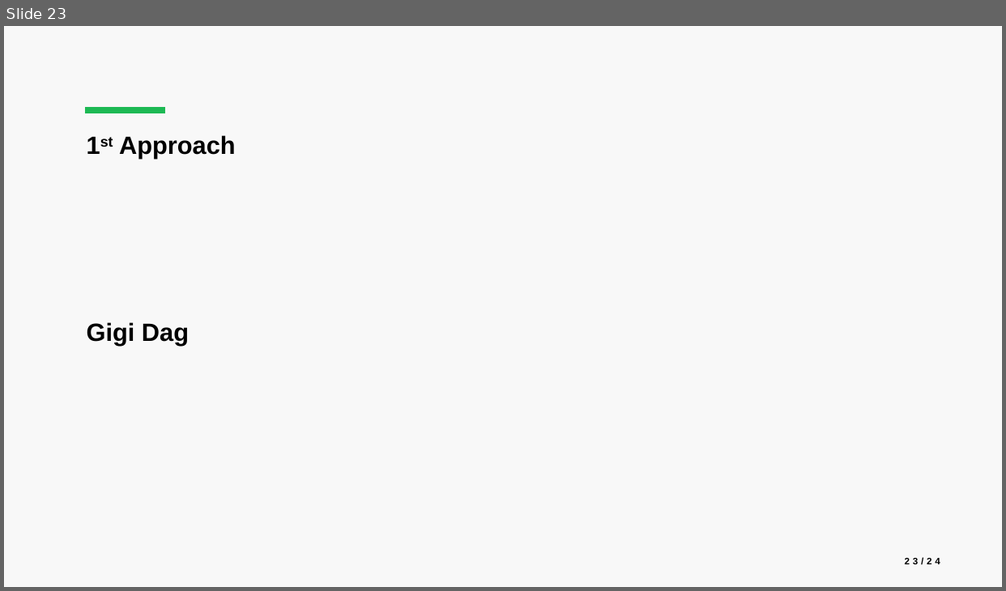
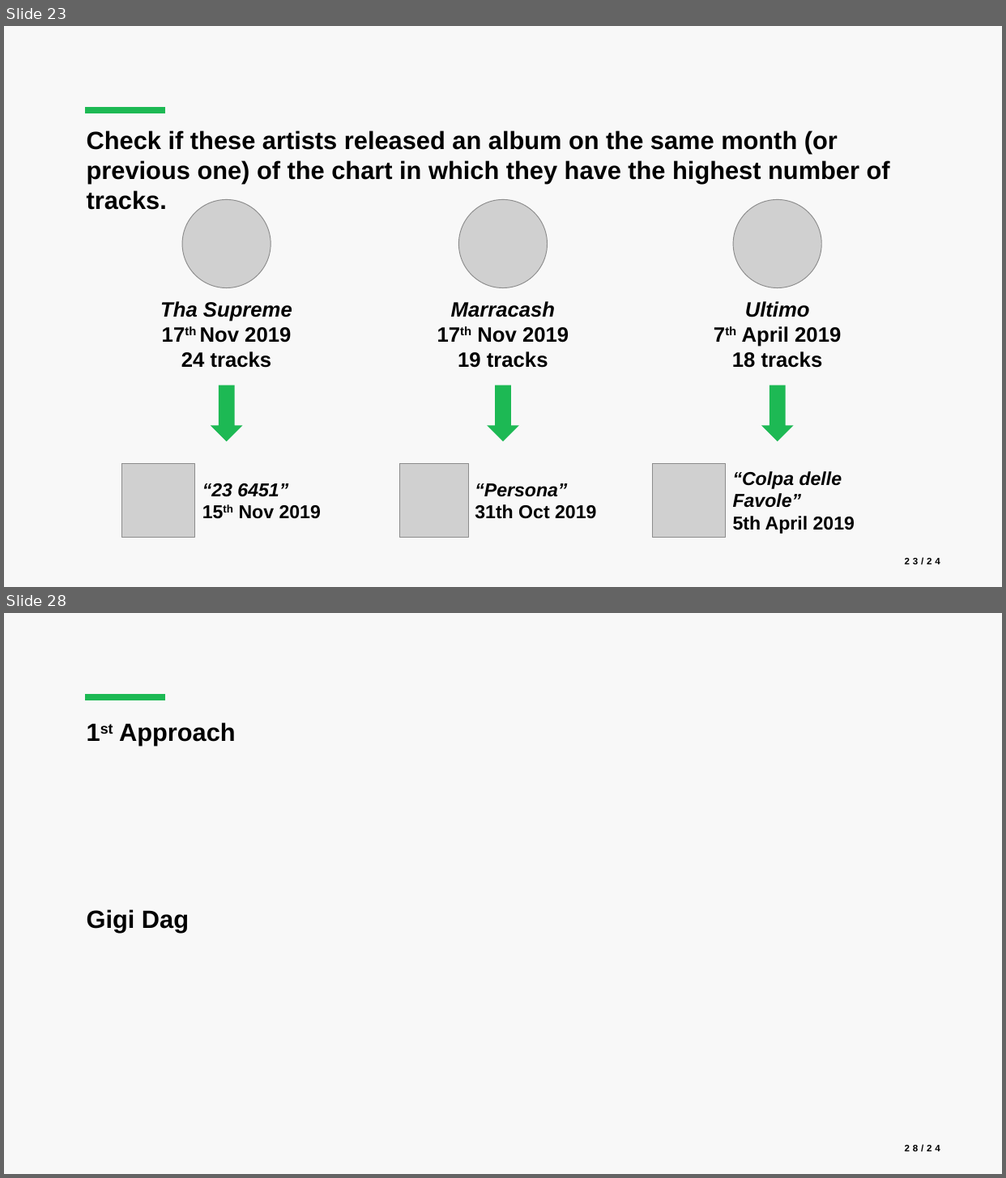
Before and after one commit to luca-martinelli-09/spotify-pg, a slide deck: slides/Spotify_Presentation.pptx. Shown one above the other, each under a label of ours: slide 23 before the commit, slides 23 and 28 after it; the slides between them are not shown. The pictures are 1006x591 and 1006x1178 pixels, drawn with LibreOffice and Linux fonts; fonts in the diff are those of the drawing; grey boxes stand for pictures. Boxes give left, top, right and bottom in pixels: in the first picture for what was removed or moved away, otherwise in the second. Text is boxed around its words. In the diff, an @@ line names an element or a change of style, - is before the commit and + after.

```diff
--- a/slides/Spotify_Presentation.pptx
+++ b/slides/Spotify_Presentation.pptx
@@ slide 23 added at [4,26,1002,587], background #F8F8F8; not listed: 1 template element that a slide beside it also shows @@
@@ title added at [87,130,890,184], 24 pt, text #000000, bold @@
+Check if these artists released an album on the same month (or previous one) of the chart in which they have the highest number of tracks.
@@ picture added at [182,199,270,288] @@
@@ picture added at [459,199,548,288] @@
@@ picture added at [733,199,821,288] @@
@@ text added at [160,301,292,368], 20 pt, text #000000, bold @@
+Tha Supreme
+17th Nov 2019
+24 tracks
@@ text added at [451,301,569,368], 20 pt, text #000000, bold @@
+Marracash
+17th Nov 2019
+19 tracks
@@ text added at [732,301,841,368], 20 pt, text #000000, bold @@
+Ultimo
+7th April 2019
+18 tracks
@@ right arrow added at [211,386,243,442], fill #1DB954 @@
@@ right arrow added at [487,386,519,442], fill #1DB954 @@
@@ right arrow added at [761,386,794,442], fill #1DB954 @@
@@ picture added at [122,464,195,537] @@
@@ text added at [202,484,321,519], 18 pt, text #000000, bold @@
+“23 6451”
+15th Nov 2019
@@ picture added at [400,464,469,537] @@
@@ text added at [475,484,596,519], 18 pt, text #000000, bold @@
+“Persona”
+31th Oct 2019
@@ picture added at [652,464,726,537] @@
@@ text added at [733,472,854,534], 18 pt, text #000000, bold, italic @@
+“Colpa delle Favole”
+5th April 2019
@@ page number added at [905,557,940,565], 9 pt, text #000000, bold @@
+23/24
@@ what was slide 23 is now slide 28 @@
@@ page number at [905,1144,940,1152]: text changed @@
-23/24
+28/24
```
Also in this commit, not shown: 7 slides changed, 5 other slides added, 1 slide removed, 7 other files.
